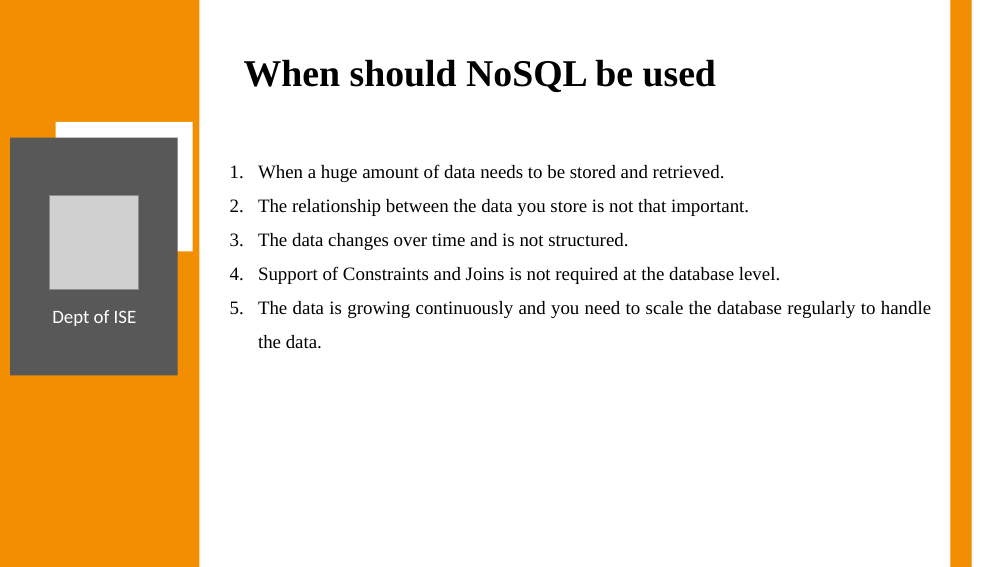
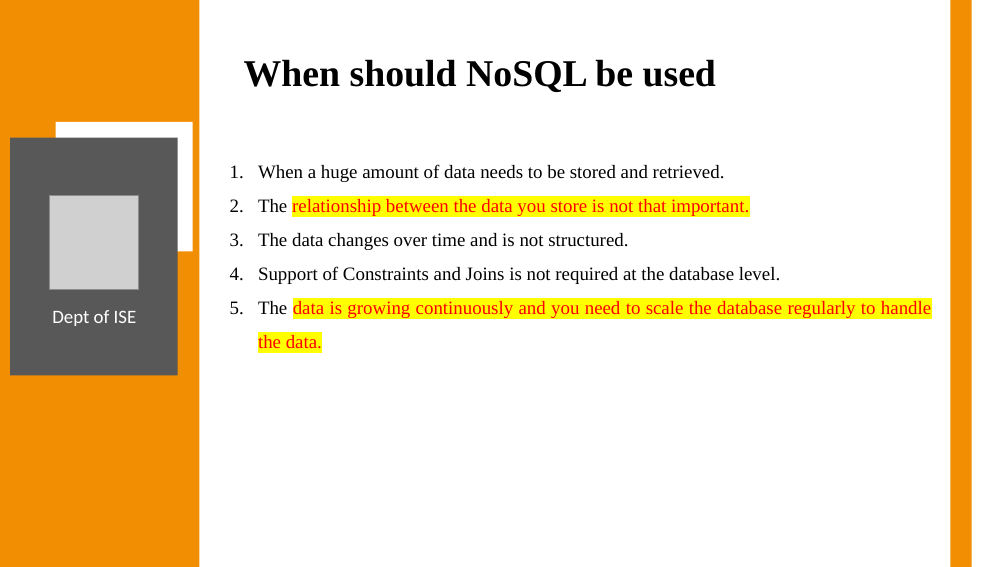
Before and after one commit to Anish202020/7th-Semester, a slide deck: slide 9 of 21 Schema Notes/NoSQL Database/Module 1/Introduction to NoSQL.pptx. Drawn at 1008x567 pixels with LibreOffice and Linux fonts; fonts in the diff are those of the drawing; grey boxes stand for pictures. Boxes give left, top, right and bottom in pixels: in the first picture for what was removed or moved away, otherwise in the second. Text is boxed around its words. In the diff, an @@ line names an element or a change of style, - is before the commit and + after.

```diff
--- a/21 Schema Notes/NoSQL Database/Module 1/Introduction to NoSQL.pptx
+++ b/21 Schema Notes/NoSQL Database/Module 1/Introduction to NoSQL.pptx
@@ text at (258,199,931,349): text colour #000000 to #FF0000, highlight none to #FFFF00 in "relationship between the data you store is ...", "data is growing continuously and you need ..." @@
```
Also in this commit, not shown: 5 other slides changed, 5 other files.
